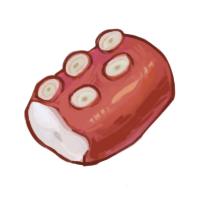
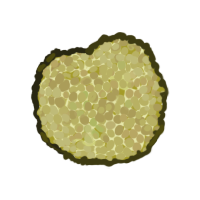
Before/after of a 200 x 200 layered artwork. What changed in the layer stack:
added group "italian" with 16 layers above "Normal" over 23, 28, 176, 187
added layer "12" (2nd of 3, in "italian") in group "italian" over 30, 32, 170, 169
hid group "Squid" (13 layers) over 23, 28, 176, 187
hid "Layer 15" over 23, 28, 176, 187
hid group "1" (2nd of 3) (18 layers) over 23, 28, 176, 187
